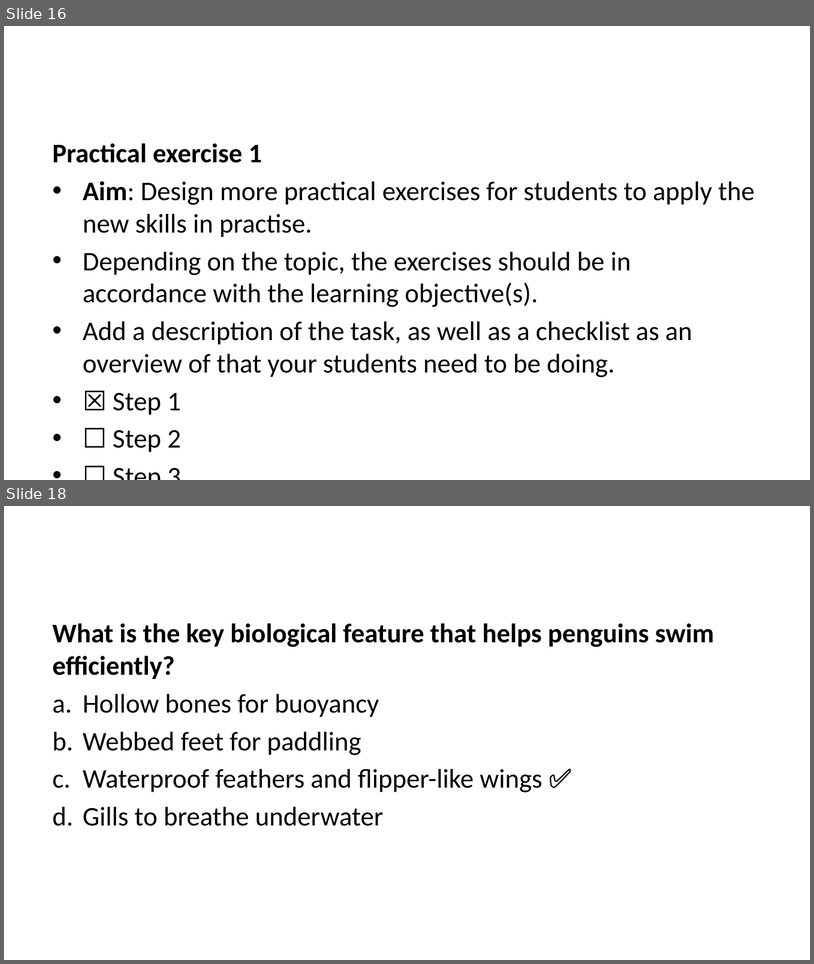
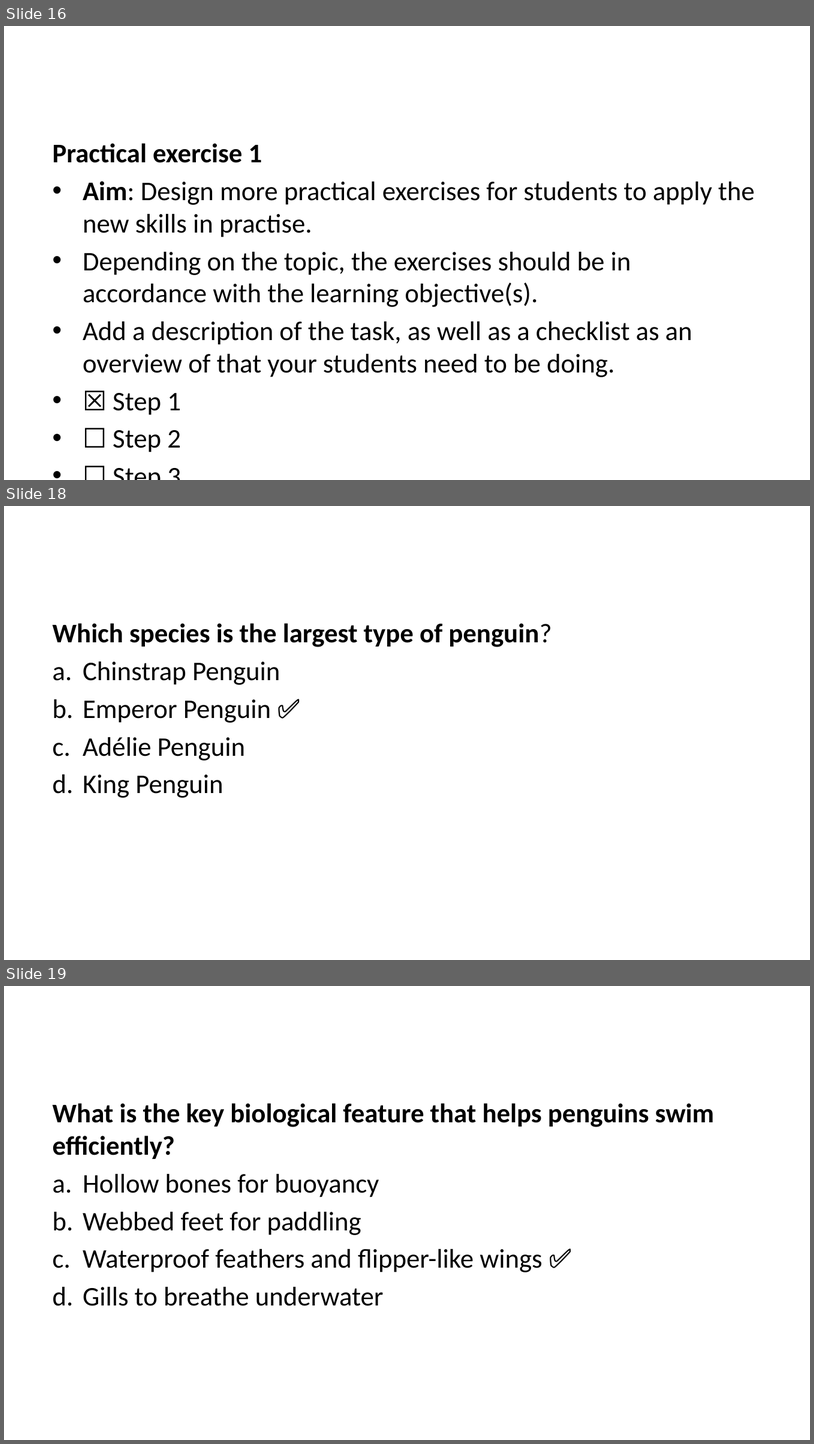
Before and after one commit to lmu-osc/train-the-trainer-student-track-OS, a slide deck: _site/materials/OS-template-module/OS-template-slides.pptx. Shown one above the other, each under a label of ours: slides 16 and 18 before the commit, slides 16, 18 and 19 after it; the slides between them are not shown. The pictures are 814x964 and 814x1444 pixels, drawn with LibreOffice and Linux fonts; fonts in the diff are those of the drawing. Boxes give left, top, right and bottom in pixels: in the first picture for what was removed or moved away, otherwise in the second. Text is boxed around its words. In the diff, an @@ line names an element or a change of style, - is before the commit and + after.

```diff
--- a/_site/materials/OS-template-module/OS-template-slides.pptx
+++ b/_site/materials/OS-template-module/OS-template-slides.pptx
@@ slide 18 added at (4,506,810,960), background #FFFFFF @@
@@ text added at (53,623,552,798), 24 pt, text #000000 @@
+Which species is the largest type of penguin?
+a. Chinstrap Penguin
+b. Emperor Penguin ✅
+c. Adélie Penguin
+d. King Penguin
@@ what was slide 18 is now slide 19 @@
```
Also in this commit, not shown: 6 slides changed, 37 other files.
